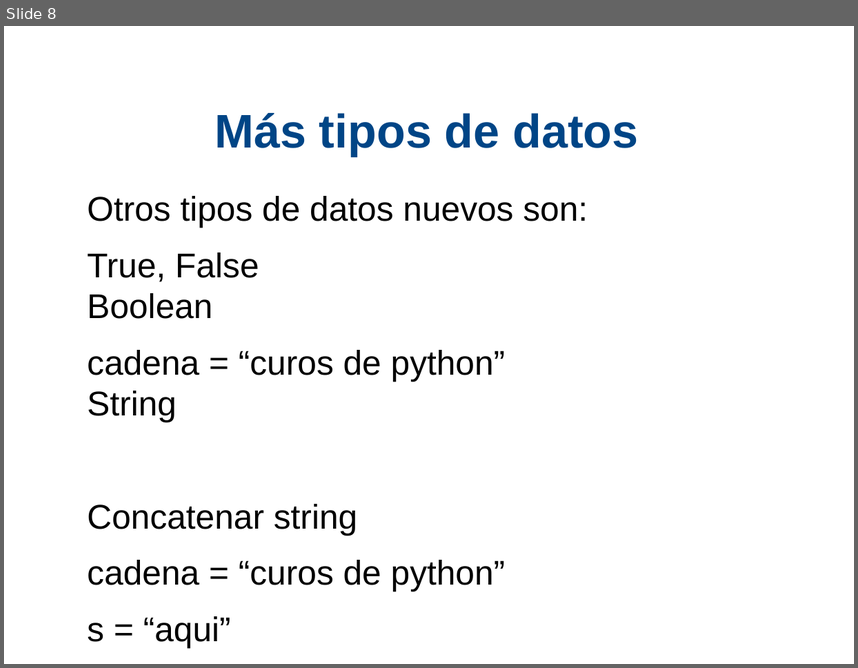
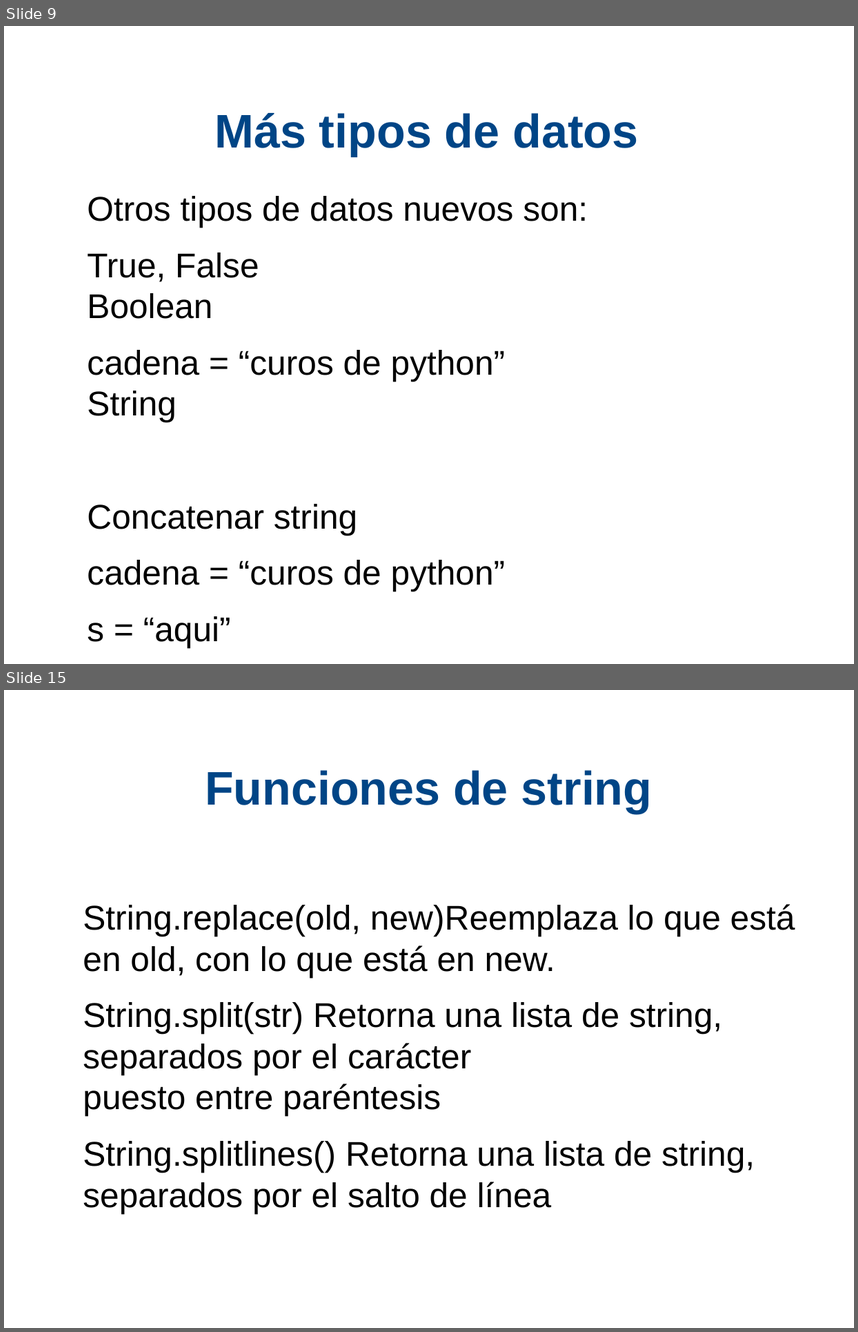
Before and after one commit to xDavidPM/Taller-Python, a slide deck: Python diapositiva.odp. Shown one above the other, each under a label of ours: slide 8 before the commit, slides 9 and 15 after it; the slides between them are not shown. The pictures are 858x668 and 858x1332 pixels, drawn with LibreOffice and Linux fonts; fonts in the diff are those of the drawing; background and template pictures are left out. Boxes give left, top, right and bottom in pixels: in the first picture for what was removed or moved away, otherwise in the second. Text is boxed around its words. In the diff, an @@ line names an element or a change of style, - is before the commit and + after.

```diff
--- a/Python diapositiva.odp
+++ b/Python diapositiva.odp
@@ slide 15 added at bbox=[4, 690, 854, 1328], background #FFFFFF @@
@@ title added at bbox=[205, 770, 653, 814], 44 pt, text #004586, bold @@
+Funciones de string
@@ text added at bbox=[83, 904, 795, 1213], 32 pt, text #000000 @@
+String.replace(old, new)Reemplaza lo que está en old, con lo que está en new.
+String.split(str) Retorna una lista de string, separados por el carácter puesto entre paréntesis
+String.splitlines() Retorna una lista de string, separados por el salto de línea
@@ what was slide 8 is now slide 9 @@
```
Also in this commit, not shown: 5 slides changed, 5 other slides added, 1 slide removed, 1 other file.
